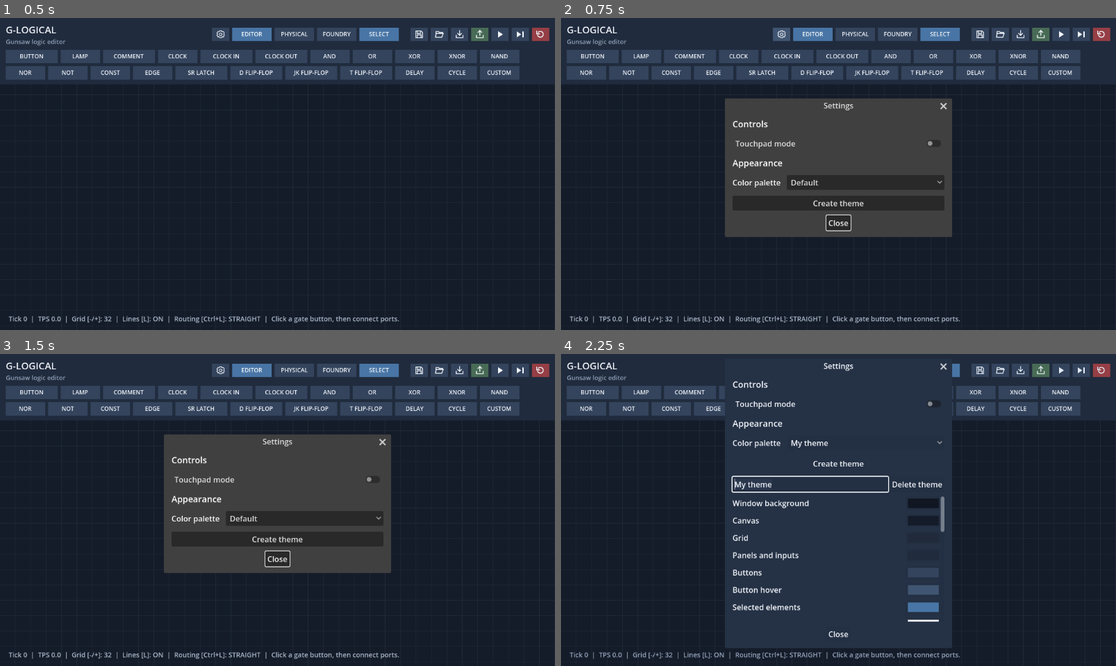
Above: before the commit, frames 1-4 (two rows, left to right).
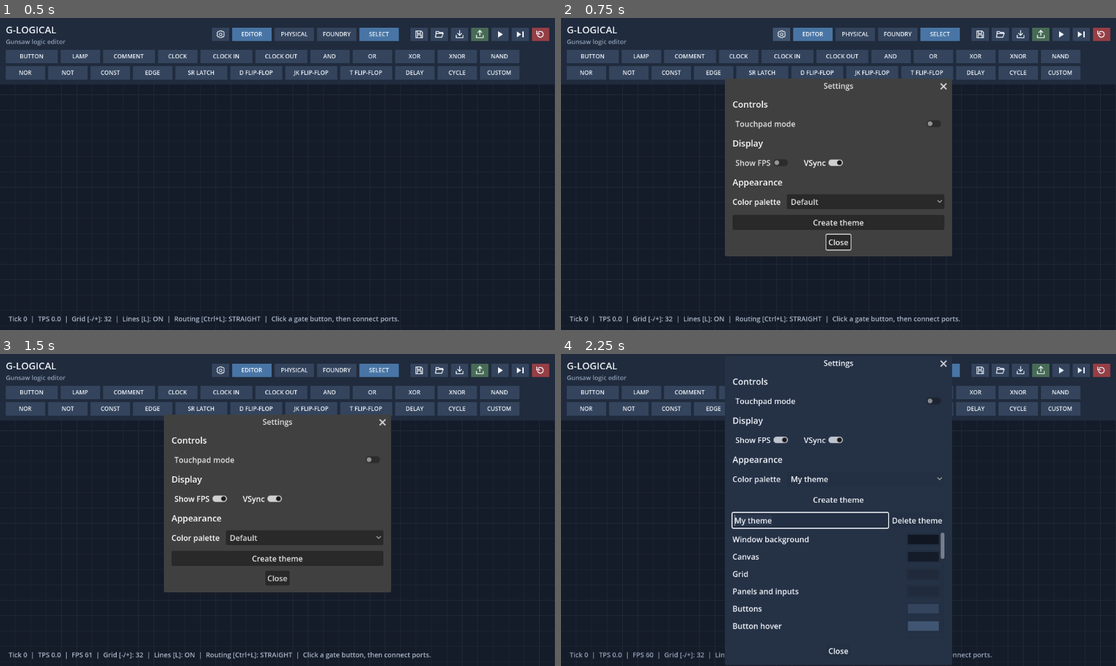
Above: after the commit, the same moments.

Repository: rushellxyz/g-logical
Game: Godot game, scene res://main.tscn
The game is run twice, just before and just after one commit, with the same random seed, the same clock (stepped at 60 frames per second) and the same inputs.
Inputs (mouse positions are in pixels of both pictures, inside the frame that each line leads up to):
- Up to frame 1 (0.5 s): no input
- Up to frame 2 (0.75 s): click (783, 33) at 0.5 s
- Up to frame 3 (1.5 s): click (199, 497) at 1.25 s, where only the run after the commit has a clickable "Show FPS"
- Up to frame 4 (2.25 s): click "Create theme" at 2 s

Frame 1 is identical in both runs. In frame 2, 6.1% of the frame differs, in the area x 29-71%, y 19-77%; in frame 3, 6.8%, in the area x 12-78%, y 19-98%; in frame 4, 6.4%.

Commit message:
Add FPS counter & VSync setting

Diff:
--- a/app_settings.gd
+++ b/app_settings.gd
@@ -2,12 +2,16 @@
 
 const AppPalette = preload("res://app_palette.gd")
 const ThemeEditor = preload("res://app_theme_editor.gd")
+const PerformanceMonitor = preload("res://performance_monitor.gd")
 const SETTINGS_PATH := "user://g-logical-settings.cfg"
 
 signal controls_changed
 signal save_failed(message: String)
 
 var touchpad_mode := false
+var show_fps := false
+var vsync_enabled := true
+var performance_monitor: PerformanceMonitor
 var dialog: AcceptDialog
 var choices: OptionButton
 var theme_editor: ThemeEditor
@@ -18,15 +22,24 @@
 
 func _ready() -> void:
 	load_settings()
+	performance_monitor = PerformanceMonitor.new()
+	add_child(performance_monitor)
+	performance_monitor.fps_changed.connect(func(_fps: int): get_parent().queue_redraw())
+	performance_monitor.set_enabled(show_fps)
+	apply_vsync()
 	build_dialog()
 
 func load_settings() -> void:
+	show_fps = false
+	vsync_enabled = true
 	AppPalette.custom_themes.clear()
 	AppPalette.selected = 0
 	var settings := ConfigFile.new()
 	if settings.load(settings_path) != OK:
 		return
 	touchpad_mode = bool(settings.get_value("controls", "touchpad_mode", false))
+	show_fps = bool(settings.get_value("display", "show_fps", false))
+	vsync_enabled = bool(settings.get_value("display", "vsync", true))
 	var saved_custom = settings.get_value("appearance", "custom_themes", [])
 	if saved_custom is Array:
 		for entry in saved_custom:
@@ -46,6 +59,8 @@
 func save() -> void:
 	var settings := ConfigFile.new()
 	settings.set_value("controls", "touchpad_mode", touchpad_mode)
+	settings.set_value("display", "show_fps", show_fps)
+	settings.set_value("display", "vsync", vsync_enabled)
 	settings.set_value("appearance", "theme", AppPalette.selected)
 	settings.set_value("appearance", "theme_id", AppPalette.theme_id())
 	settings.set_value("appearance", "custom_themes", AppPalette.custom_themes)
@@ -77,6 +92,23 @@
 		save()
 	)
 	content.add_child(toggle)
+	var display_heading := Label.new()
+	display_heading.text = "Display"
+	display_heading.add_theme_font_size_override("font_size", 18)
+	content.add_child(display_heading)
+	var display_row := HBoxContainer.new()
+	display_row.add_theme_constant_override("separation", 20)
+	content.add_child(display_row)
+	var fps_toggle := CheckButton.new()
+	fps_toggle.text = "Show FPS"
+	fps_toggle.button_pressed = show_fps
+	fps_toggle.toggled.connect(set_show_fps)
+	display_row.add_child(fps_toggle)
+	var vsync_toggle := CheckButton.new()
+	vsync_toggle.text = "VSync"
+	vsync_toggle.button_pressed = vsync_enabled
+	vsync_toggle.toggled.connect(set_vsync_enabled)
+	display_row.add_child(vsync_toggle)
 	var appearance := Label.new()
 	appearance.text = "Appearance"
 	appearance.add_theme_font_size_override("font_size", 18)
@@ -108,6 +140,26 @@
 	dialog.add_child(delete_confirmation)
 	refresh_choices()
 
+func set_show_fps(enabled: bool) -> void:
+	show_fps = enabled
+	performance_monitor.set_enabled(enabled)
+	get_parent().queue_redraw()
+	save()
+
+func fps_status_text() -> String:
+	return "  |  FPS %d" % performance_monitor.fps if show_fps else ""
+
+func set_vsync_enabled(enabled: bool) -> void:
+	vsync_enabled = enabled
+	apply_vsync()
+	save()
+
+func apply_vsync() -> void:
+	if DisplayServer.get_name() == "headless":
+		return
+	var mode := DisplayServer.VSYNC_ENABLED if vsync_enabled else DisplayServer.VSYNC_DISABLED
+	DisplayServer.window_set_vsync_mode(mode, get_window().get_window_id())
+
 func refresh_choices() -> void:
 	choices.clear()
 	for name in AppPalette.theme_names():
--- a/app_theme_editor.gd
+++ b/app_theme_editor.gd
@@ -27,7 +27,7 @@
 	delete_button.pressed.connect(func(): delete_requested.emit())
 	name_row.add_child(delete_button)
 	var scroll := ScrollContainer.new()
-	scroll.custom_minimum_size = Vector2(0, 260)
+	scroll.custom_minimum_size = Vector2(0, 220)
 	scroll.horizontal_scroll_mode = ScrollContainer.SCROLL_MODE_DISABLED
 	add_child(scroll)
 	var fields := GridContainer.new()
--- a/canvas_geometry.gd
+++ b/canvas_geometry.gd
@@ -4,6 +4,7 @@
 const WireGeometry = preload("res://wire_geometry.gd")
 
 var dirty := true
+var revision := 0
 var orthogonal := false
 var gate_bounds: Array[Rect2] = []
 var wire_bounds: Array[Rect2] = []
@@ -29,6 +30,7 @@
 	if not dirty and gate_bounds.size() == gates.size() and wire_bounds.size() == wires.size():
 		return
 	stop_routing()
+	revision += 1
 	moving = false
 	gate_wires.clear()
 	gate_wires.resize(gates.size())
@@ -115,6 +117,8 @@
 		if orthogonal:
 			wire_core_segments[index] = WireGeometry.rendered_segments(path, true)
 			wire_border_segments[index] = WireGeometry.rendered_segments(path, false)
+	if not affected.is_empty():
+		revision += 1
 
 func finish_moving() -> void:
 	if moving and orthogonal:
@@ -203,6 +207,8 @@
 			break
 	if routing_index == routing_wires.size() and routing_thread != null and not routing_thread.is_alive():
 		stop_routing()
+	if changed:
+		revision += 1
 	return changed
 
 func route(start: Vector2, end: Vector2, source: Rect2, target: Rect2, _output_port: int, _input_port: int) -> PackedVector2Array:
--- a/editor.gd
+++ b/editor.gd
@@ -15,6 +15,7 @@
 const SETTINGS_ICON = preload("res://icons/settings.svg")
 const AppPalette = preload("res://app_palette.gd")
 const AppSettings = preload("res://app_settings.gd")
+const WireRenderer = preload("res://wire_renderer.gd")
 
 const TOPBAR_HEIGHT := 72.0
 const KEYBOARD_PAN_SPEED := 1400.0
@@ -138,6 +139,7 @@
 var drawn_tps := -1.0
 var drawn_toolbar_height := -1.0
 var canvas_geometry := CanvasGeometry.new()
+var wire_renderer := WireRenderer.new()
 var simulation := LogicSimulator.new()
 var compiled_custom_components := false
 var compiled_board_gate_count := -1
@@ -561,10 +563,16 @@
 			continue
 		_draw_gate(gates[i], i)
 	if not physical_mode and wires_visible:
-		var wire_view := visible_canvas.grow(9.0 / canvas_zoom)
+		var wire_view := visible_canvas.grow(maxf(6.0, 9.0 / canvas_zoom))
+		if canvas_geometry.orthogonal:
+			wire_renderer.prepare(canvas_geometry.revision, wire_view)
 		for i in range(wires.size()):
 			if canvas_geometry.wire_bounds[i].intersects(wire_view, true):
 				_draw_wire(wires[i], i == selected_wire, i)
+		if canvas_geometry.orthogonal and canvas_zoom >= 0.5:
+			draw_set_transform(canvas_transform_origin(), 0.0, Vector2(canvas_zoom, canvas_zoom))
+			wire_renderer.draw_signals(self, AppPalette.color("#39ff14"))
+			draw_set_transform(Vector2.ZERO, 0.0, Vector2.ONE)
 	if selecting:
 		draw_rect(Rect2(selection_start, selection_current - selection_start).abs(), AppPalette.color("#6ca9e8", 0.18), true)
 		draw_rect(Rect2(selection_start, selection_current - selection_start).abs(), AppPalette.color("#8bc5f5"), false, 1.0)
@@ -583,7 +591,7 @@
 		routing_label += " %d/%d" % [canvas_geometry.routing_index, canvas_geometry.routing_wires.size()]
 	if canvas_geometry.orthogonal and canvas_geometry.routing_failures > 0:
 		routing_label += "; unrouted: %d" % canvas_geometry.routing_failures
-	draw_string(font, Vector2(18, get_viewport_rect().size.y - 18), "Tick %d  |  TPS %.1f  |  Grid [-/+]: %d  |  Lines [L]: %s  |  Routing [Ctrl+L]: %s  |  %s" % [tick, ticks_per_second, int(grid_step), "ON" if wires_visible  …(104 unchanged characters)…
+	draw_string(font, Vector2(18, get_viewport_rect().size.y - 18), "Tick %d  |  TPS %.1f%s  |  Grid [-/+]: %d  |  Lines [L]: %s  |  Routing [Ctrl+L]: %s  |  %s" % [tick, ticks_per_second, app_settings.fps_status_text(), int(grid_step), "ON" if wires_visible  …(104 unchanged characters)…
 
 func build_toolbar() -> void:
 	var layer := CanvasLayer.new()
@@ -1058,9 +1066,10 @@
 		wire_color = AppPalette.color("#a47438") if high else AppPalette.color("#895b29")
 		if selected:
 			wire_color = AppPalette.color("#f28b82")
-		draw_circuit_wire(canvas_geometry.wire_paths[wire_index], wire_color, 8.0, canvas_geometry.wire_core_segments[wire_index], canvas_geometry.wire_border_segments[wire_index])
+		var border := AppPalette.color("#6d5028") if high and not selected else (AppPalette.color("#59401f") if not selected else wire_color.darkened(0.25))
+		wire_renderer.draw_wire(self, wire_index, canvas_geometry, wire_color, border, canvas_zoom >= 0.5)
 		if high and canvas_zoom >= 0.5:
-			draw_wire_signals(canvas_geometry.wire_paths[wire_index], canvas_geometry.wire_distances[wire_index])
+			wire_renderer.append_signals(wire_index, canvas_geometry, tick * LogicSimulator.STEP_SECONDS)
 	else:
 		draw_line(a, b, wire_color, 5 if selected else (4 if high else 2))
 		draw_circle(a, 4, wire_color)
@@ -1084,23 +1093,6 @@
 	if canvas_zoom >= 0.5:
 		draw_circle(path[0], width * 0.5, color)
 		draw_circle(path[-1], width * 0.5, color)
-
-func draw_wire_signals(path: PackedVector2Array, distances: PackedFloat32Array) -> void:
-	var length: float = distances[-1]
-	if length <= 0:
-		return
-	var count := maxi(1, floori(length / 140.0))
-	var spacing := length / count
-	var offset := fmod(tick * LogicSimulator.STEP_SECONDS * 250.0, spacing)
-	var segment := 1
-	for i in range(count):
-		var distance := offset + spacing * i
-		while segment < distances.size() - 1 and distances[segment] < distance:
-			segment += 1
-		var span: float = distances[segment] - distances[segment - 1]
-		if span > 0:
-			var point := path[segment - 1].lerp(path[segment], (distance - distances[segment - 1]) / span)
-			draw_circle(point, 3.0, AppPalette.color("#39ff14"))
 
 func port_position(gate_id: int, input: bool, port: int) -> Vector2:
 	var gate: Dictionary = gates[gate_id]
--- /dev/null
+++ b/performance_monitor.gd
@@ -0,0 +1,27 @@
+extends Node
+
+signal fps_changed(fps: int)
+
+var fps := 0
+var _elapsed := 0.0
+
+func _ready() -> void:
+	set_process(false)
+
+func set_enabled(enabled: bool) -> void:
+	set_process(enabled)
+	_elapsed = 0.0
+	if enabled:
+		update_fps()
+
+func update_fps() -> void:
+	var current := int(Engine.get_frames_per_second())
+	if fps != current:
+		fps = current
+		fps_changed.emit(fps)
+
+func _process(delta: float) -> void:
+	_elapsed += delta
+	if _elapsed >= 0.25:
+		_elapsed = 0.0
+		update_fps()
--- /dev/null
+++ b/wire_renderer.gd
@@ -0,0 +1,138 @@
+extends RefCounted
+
+var _revision := -1
+var _view := Rect2()
+var _cache: Dictionary = {}
+var _points := PackedVector2Array()
+var _dots: MultiMesh
+var _dot_color := Color.TRANSPARENT
+
+func prepare(revision: int, view: Rect2) -> void:
+	_points.clear()
+	if _revision != revision or _view != view:
+		_revision = revision
+		_view = view
+		_cache.clear()
+
+static func clip_interval(start: Vector2, end: Vector2, view: Rect2) -> Vector2:
+	var delta := end - start
+	var first := 0.0
+	var last := 1.0
+	for axis in range(2):
+		if is_zero_approx(delta[axis]):
+			if start[axis] < view.position[axis] or start[axis] > view.end[axis]:
+				return Vector2(-1, -1)
+			continue
+		var a: float = (view.position[axis] - start[axis]) / delta[axis]
+		var b: float = (view.end[axis] - start[axis]) / delta[axis]
+		first = maxf(first, minf(a, b))
+		last = minf(last, maxf(a, b))
+		if first > last:
+			return Vector2(-1, -1)
+	return Vector2(first, last)
+
+static func clip_segments(segments: PackedVector2Array, view: Rect2) -> PackedVector2Array:
+	var result := PackedVector2Array()
+	for index in range(0, segments.size(), 2):
+		var start := segments[index]
+		var end := segments[index + 1]
+		var interval := clip_interval(start, end, view)
+		if interval.x < 0:
+			continue
+		result.append(start.lerp(end, interval.x))
+		result.append(start.lerp(end, interval.y))
+	return result
+
+func visible_geometry(index: int, geometry: RefCounted) -> Dictionary:
+	if _cache.has(index):
+		return _cache[index]
+	var path: PackedVector2Array = geometry.wire_paths[index]
+	var distances: PackedFloat32Array = geometry.wire_distances[index]
+	var intervals: Array[Vector3] = []
+	for segment in range(1, path.size()):
+		if distances[segment] <= distances[segment - 1]:
+			continue
+		var interval := clip_interval(path[segment - 1], path[segment], _view)
+		if interval.x < 0:
+			continue
+		var first := lerpf(distances[segment - 1], distances[segment], interval.x)
+		var last := lerpf(distances[segment - 1], distances[segment], interval.y)
+		intervals.append(Vector3(first, last, segment))
+	var result := {
+		"core": clip_segments(geometry.wire_core_segments[index], _view),
+		"border": clip_segments(geometry.wire_border_segments[index], _view),
+		"intervals": intervals
+	}
+	_cache[index] = result
+	return result
+
+func draw_wire(canvas: CanvasItem, index: int, geometry: RefCounted, color: Color, border: Color, detailed: bool) -> void:
+	var visible := visible_geometry(index, geometry)
+	var path: PackedVector2Array = geometry.wire_paths[index]
+	if detailed and not visible["border"].is_empty():
+		canvas.draw_multiline(visible["border"], border, 10.0)
+		for endpoint in [path[0], path[-1]]:
+			if _view.has_point(endpoint):
+				canvas.draw_circle(endpoint, 5.0, border)
+	if not visible["core"].is_empty():
+		canvas.draw_multiline(visible["core"], color, 8.0)
+		if detailed:
+			for endpoint in [path[0], path[-1]]:
+				if _view.has_point(endpoint):
+					canvas.draw_circle(endpoint, 4.0, color)
+
+func append_signals(index: int, geometry: RefCounted, time: float) -> void:
+	var distances: PackedFloat32Array = geometry.wire_distances[index]
+	var length: float = distances[-1]
+	if length <= 0:
+		return
+	var count := maxi(1, floori(length / 140.0))
+	var spacing := length / count
+	var offset := fposmod(time * 250.0, spacing)
+	var path: PackedVector2Array = geometry.wire_paths[index]
+	var visible := visible_geometry(index, geometry)
+	var previous := -1
+	for interval: Vector3 in visible["intervals"]:
+		var first := maxi(0, ceili((interval.x - offset) / spacing))
+		var last := mini(count - 1, floori((interval.y - offset) / spacing))
+		var segment := int(interval.z)
+		var span: float = distances[segment] - distances[segment - 1]
+		for dot in range(maxi(first, previous + 1), last + 1):
+			var distance := offset + dot * spacing
+			_points.append(path[segment - 1].lerp(path[segment], (distance - distances[segment - 1]) / span))
+			previous = dot
+
+func draw_signals(canvas: CanvasItem, color: Color) -> void:
+	if _points.is_empty():
+		return
+	if _dots == null:
+		var vertices := PackedVector3Array()
+		for index in range(12):
+			vertices.append(Vector3.ZERO)
+			var a := Vector2.from_angle(TAU * index / 12.0) * 3.0
+			var b := Vector2.from_angle(TAU * (index + 1) / 12.0) * 3.0
+			vertices.append(Vector3(a.x, a.y, 0))
+			vertices.append(Vector3(b.x, b.y, 0))
+		var arrays := []
+		arrays.resize(Mesh.ARRAY_MAX)
+		arrays[Mesh.ARRAY_VERTEX] = vertices
+		var mesh := ArrayMesh.new()
+		mesh.add_surface_from_arrays(Mesh.PRIMITIVE_TRIANGLES, arrays)
+		_dots = MultiMesh.new()
+		_dots.transform_format = MultiMesh.TRANSFORM_2D
+		_dots.use_colors = true
+		_dots.mesh = mesh
+	if _dots.instance_count < _points.size():
+		var capacity := maxi(64, _dots.instance_count)
+		while capacity < _points.size():
+			capacity *= 2
+		_dots.instance_count = capacity
+		_dot_color = Color.TRANSPARENT
+	if _dot_color != color:
+		for index in range(_dots.instance_count):
+			_dots.set_instance_color(index, color)
+		_dot_color = color
+	_dots.visible_instance_count = _points.size()
+	for index in range(_points.size()):
+		_dots.set_instance_transform_2d(index, Transform2D(0.0, _points[index]))
+	canvas.draw_multimesh(_dots, null)
